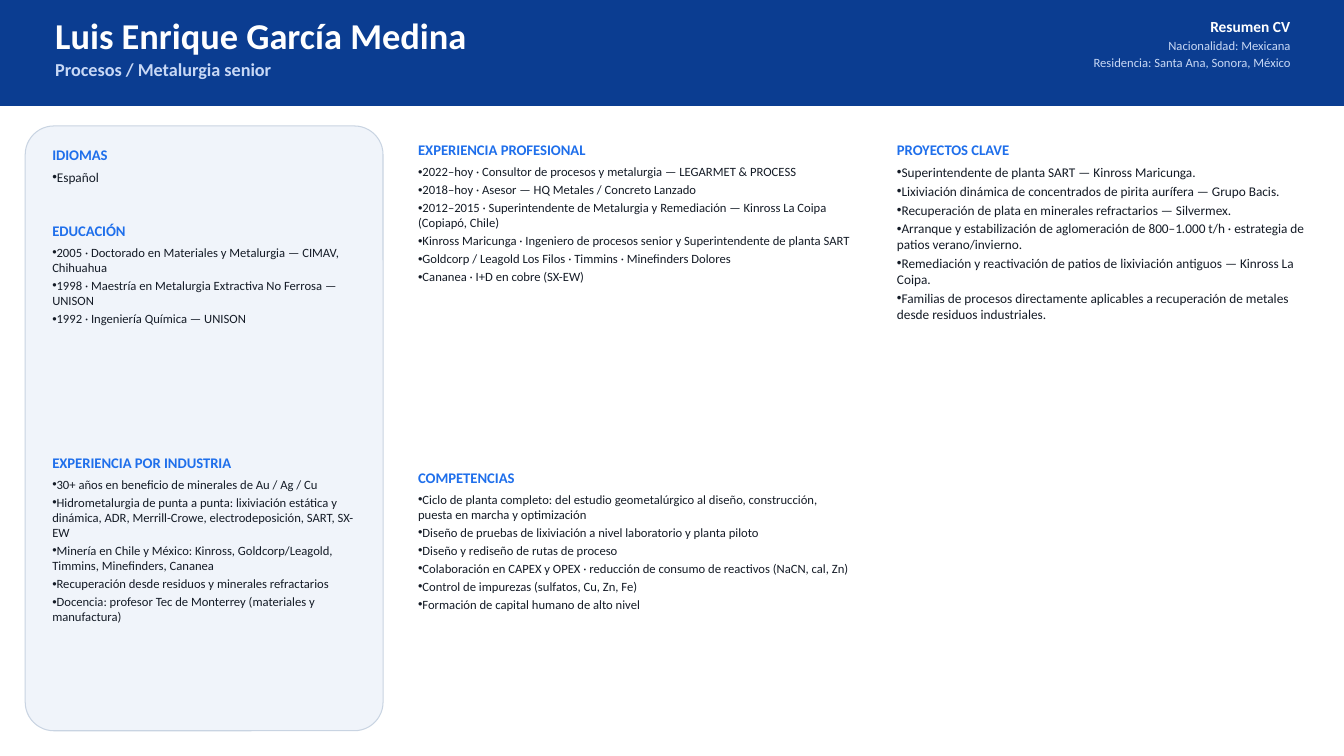
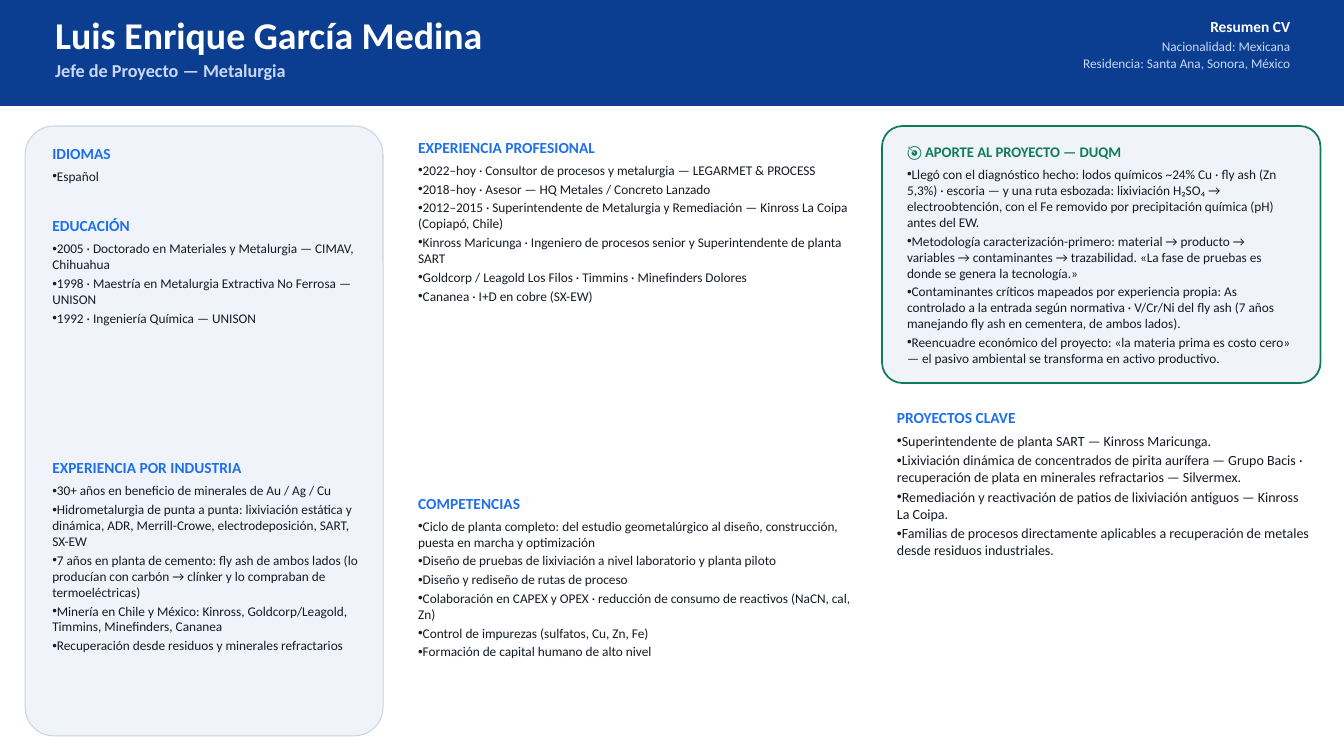
Before and after one commit to jjuri-socialmining/_DemoCustomerOps, a slide deck: slide 5 of web/og-b0d2f7a3-files/Sigma-Digital-Twins-Equipo-Duqm-ES.pptx. Drawn at 1344x756 pixels with LibreOffice and Linux fonts; fonts in the diff are those of the drawing. Boxes give left, top, right and bottom in pixels: in the first picture for what was removed or moved away, otherwise in the second. Text is boxed around its words. In the diff, an @@ line names an element or a change of style, - is before the commit and + after.

```diff
--- a/web/og-b0d2f7a3-files/Sigma-Digital-Twins-Equipo-Duqm-ES.pptx
+++ b/web/og-b0d2f7a3-files/Sigma-Digital-Twins-Equipo-Duqm-ES.pptx
@@ text at bbox=[55, 22, 483, 55]: size 26 to 27 pt in "Luis Enrique García Medina" @@
@@ text at bbox=[1083, 41, 1291, 70]: size 9 to 9.5 pt in "Nacionalidad: Mexicana", "Residencia: Santa Ana, Sonora, México" @@
@@ text at bbox=[55, 64, 285, 80]: text changed @@
-Procesos / Metalurgia senior
+Jefe de Proyecto — Metalurgia
@@ rounded rectangle: place and size @@
-rounded rectangle at bbox=[25, 126, 383, 731]
+rounded rectangle at bbox=[25, 126, 383, 736]
@@ text at bbox=[52, 149, 110, 159]: size 10.5 to 11 pt in "IDIOMAS" @@
@@ text "EXPERIENCIA PROFESIONAL" at bbox=[418, 143, 847, 303]: size 10.5 to 11 pt in "EXPERIENCIA PROFESIONAL"; size 9 to 9.5 pt @@
@@ rounded rectangle added at bbox=[882, 126, 1321, 383], fill #F0F4FA, outline #0E7C5A 1.25 pt @@
@@ text added at bbox=[907, 147, 1290, 365], 9.5 pt, text #141B26 @@
+🎯 APORTE AL PROYECTO — DUQM
+• Llegó con el diagnóstico hecho: lodos químicos ~24% Cu · fly ash (Zn 5,3%) · escoria — y una ruta esbozada: lixiviación H₂SO₄ → electroobtención, con el Fe removido por precipitación química (pH) antes del EW.
+• Metodología caracterización-primero: material → producto → variables → contaminantes → trazabilidad. «La fase de pruebas es donde se genera la tecnología.»
+• Contaminantes críticos mapeados por experiencia propia: As controlado a la entrada según normativa · V/Cr/Ni del fly ash (7 años manejando fly ash en cementera, de ambos lados).
+• Reencuadre económico del proyecto: «la materia prima es costo cero» — el pasivo ambiental se transforma en activo productivo.
@@ text "EDUCACIÓN" at bbox=[52, 218, 354, 326]: size 10.5 to 11 pt in "EDUCACIÓN"; size 9 to 9.5 pt @@
@@ text "PROYECTOS CLAVE": place and size @@
-text "PROYECTOS CLAVE" at bbox=[897, 145, 1304, 319]
+text "PROYECTOS CLAVE" at bbox=[897, 413, 1309, 555]
@@ text at bbox=[897, 413, 1309, 555]: size 10.5 to 11 pt in "PROYECTOS CLAVE"; size 9.5 to 10 pt in "Superintendente de planta SART — Kinross Maricunga.", "Remediación y reactivación de patios de lixiviación ...", "Familias de procesos directamente aplicables a recuperación ..." @@
@@ text at bbox=[52, 463, 352, 652]: size 10.5 to 11 pt in "EXPERIENCIA POR INDUSTRIA"; size 9 to 9.5 pt in "30+ años en beneficio de minerales de ...", "Hidrometalurgia de punta a punta: lixiviación estática ...", "Minería en Chile y México: Kinross, Goldcorp/Leagold, ...", "Recuperación desde residuos y minerales refractarios" @@
@@ text at bbox=[897, 455, 1296, 485]: text changed; size 9.5 to 10 pt @@
-• Lixiviación dinámica de concentrados de pirita aurífera — Grupo Bacis.
-• Recuperación de plata en minerales refractarios — Silvermex.
-• Arranque y estabilización de aglomeración de 800–1.000 t/h · estrategia de patios verano/invierno.
+• Lixiviación dinámica de concentrados de pirita aurífera — Grupo Bacis · recuperación de plata en minerales refractarios — Silvermex.
@@ text "COMPETENCIAS": place and size @@
-text "COMPETENCIAS" at bbox=[418, 473, 848, 611]
+text "COMPETENCIAS" at bbox=[418, 499, 850, 658]
@@ text "COMPETENCIAS" at bbox=[418, 499, 850, 658]: size 10.5 to 11 pt in "COMPETENCIAS"; size 9 to 9.5 pt @@
@@ text at bbox=[52, 555, 358, 599]: paragraph added @@
+• 7 años en planta de cemento: fly ash de ambos lados (lo producían con carbón → clínker y lo compraban de termoeléctricas)
@@ text at bbox=[52, 597, 315, 623]: paragraph removed @@
-• Docencia: profesor Tec de Monterrey (materiales y manufactura)
```
Also in this commit, not shown: 9 other slides changed, 1 slide added, 2 other files.
